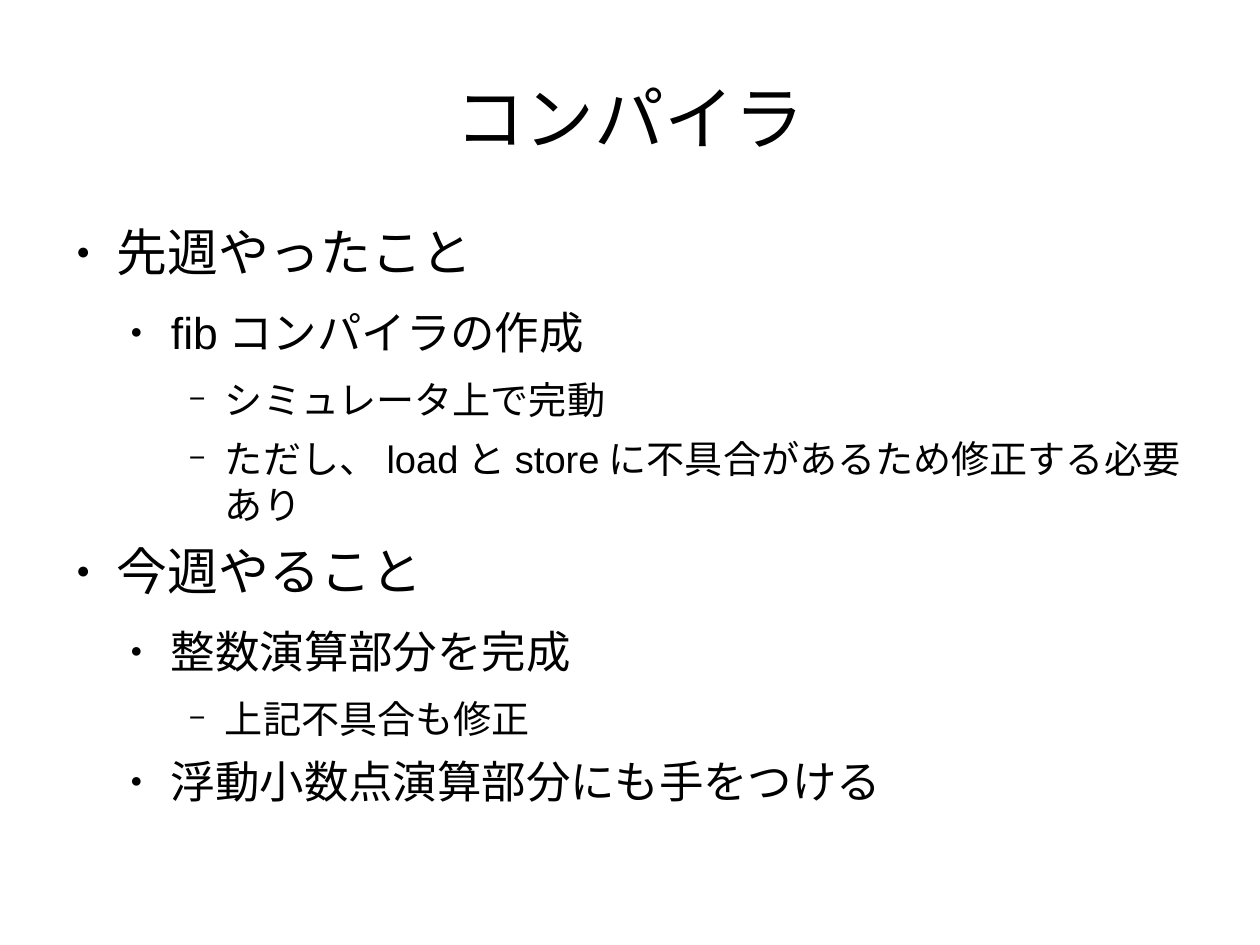
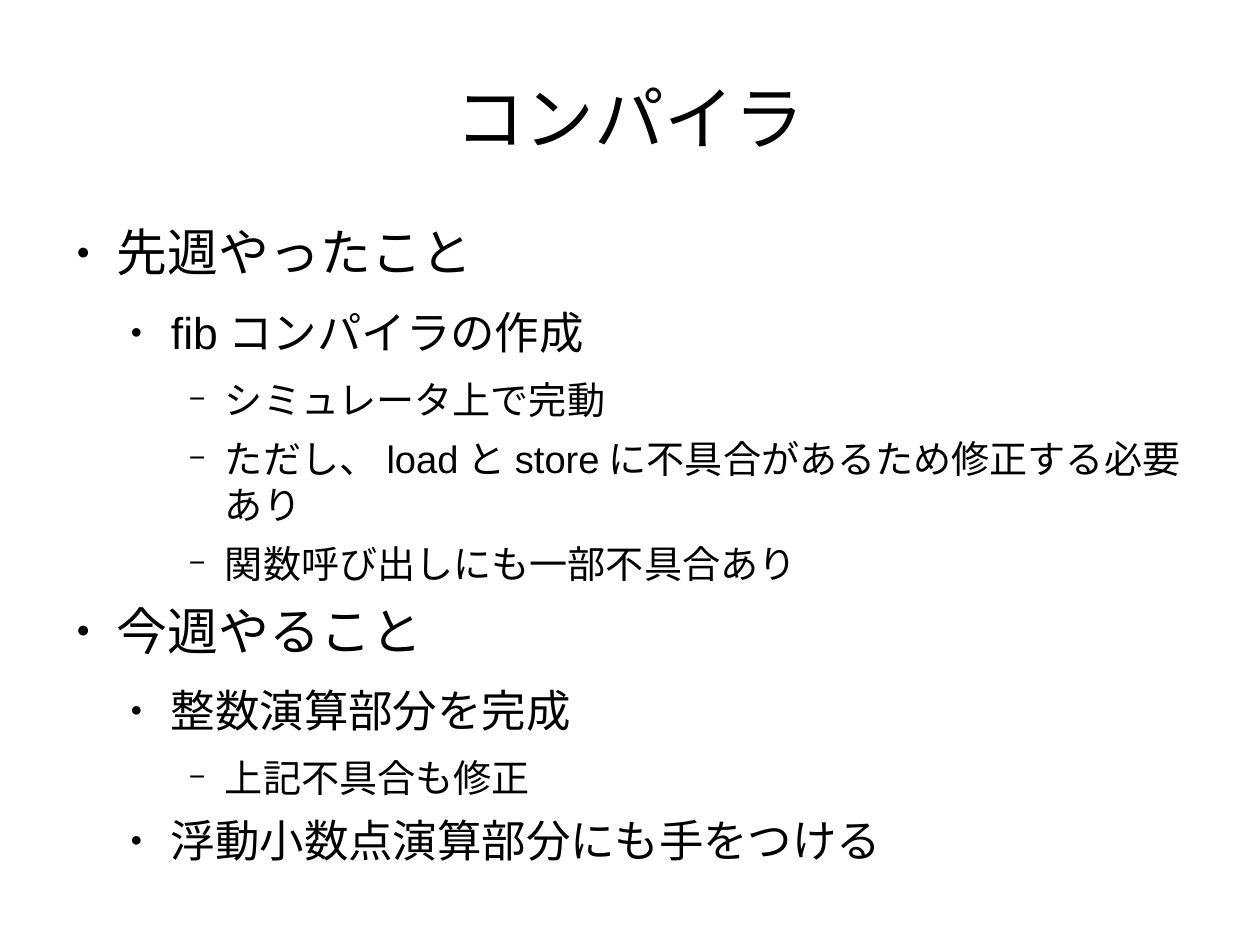
Before and after one commit to cpumul4/cpuex, a slide deck: slide 1 of prsn/1016/compiler.odp. Drawn at 1260x945 pixels with LibreOffice and Linux fonts; fonts in the diff are those of the drawing. Boxes give left, top, right and bottom in pixels: in the first picture for what was removed or moved away, otherwise in the second. Text is boxed around its words. In the diff, an @@ line names an element or a change of style, - is before the commit and + after.

Commit message:
prsn(compiler)

```diff
--- a/prsn/1016/compiler.odp
+++ b/prsn/1016/compiler.odp
@@ text at (x1=225, y1=546, x2=796, y2=581): paragraph added @@
+    − 関数呼び出しにも一部不具合あり
```
